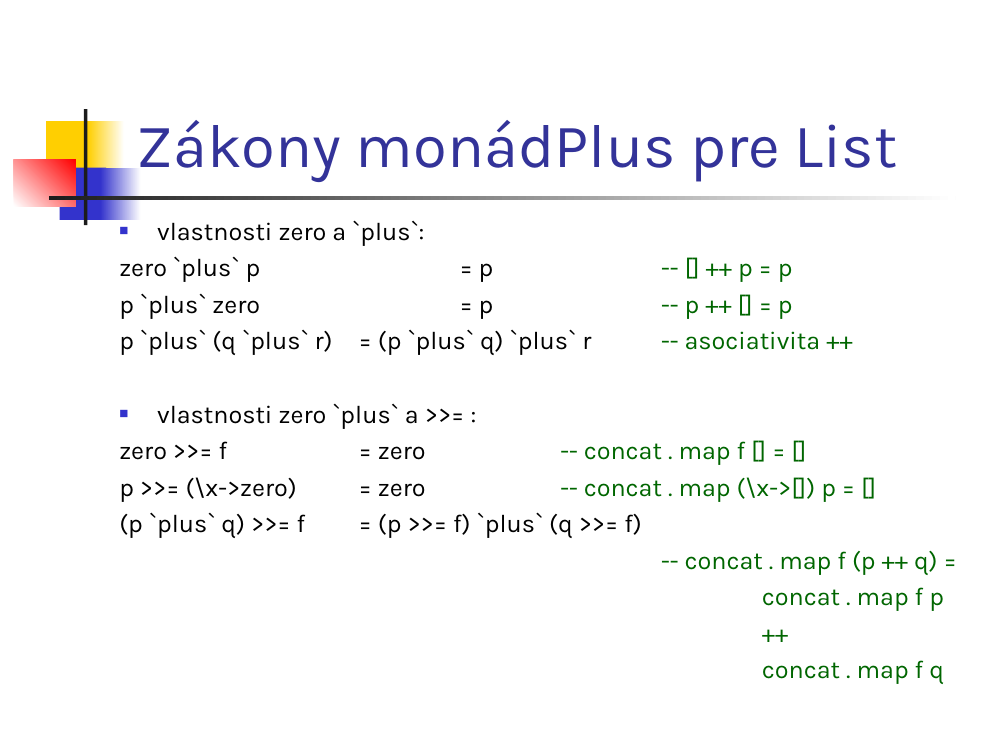
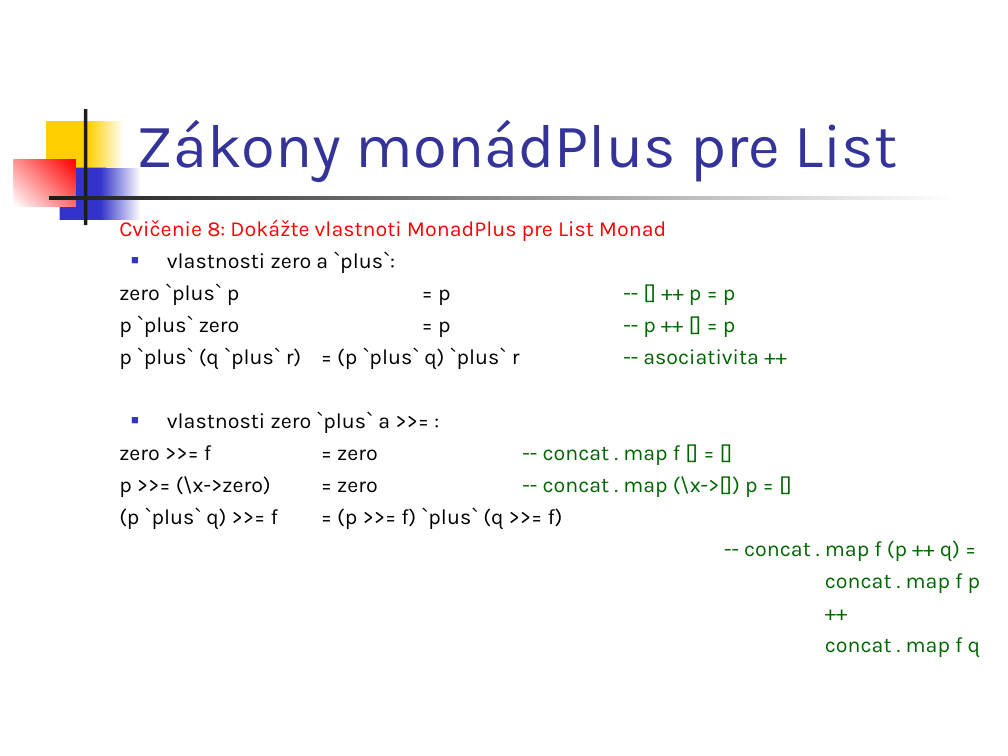
Before and after one commit to Funkcionalne/Prednasky, a slide deck: slide 33 of 12/12_fpro.ppt (slide 30 before the commit). Drawn at 1008x756 pixels with LibreOffice and Linux fonts; fonts in the diff are those of the drawing. Boxes give left, top, right and bottom in pixels: in the first picture for what was removed or moved away, otherwise in the second. Text is boxed around its words. In the diff, an @@ line names an element or a change of style, - is before the commit and + after.

```diff
--- a/12/12_fpro.ppt
+++ b/12/12_fpro.ppt
@@ text at (119, 216, 666, 241): paragraph added @@
+Cvičenie 8: Dokážte vlastnoti MonadPlus pre List Monad
@@ text at (119, 251, 981, 657): size 18 to 15.3 pt in "vlastnosti zero a `plus`:", "zero `plus` p = p -- [] ...", "p `plus` zero = p -- p ...", "p `plus` (q `plus` r) = (p ..." and 8 more places; indent changed @@
```
Also in this commit, not shown: 18 other slides changed, 13 slides added, 1 other file.
